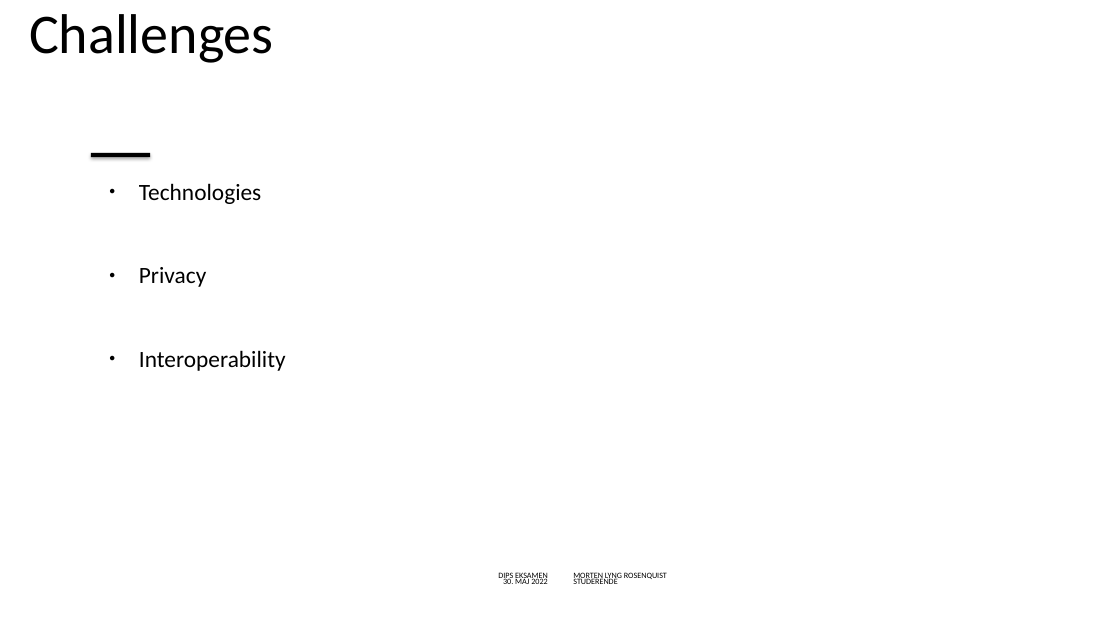
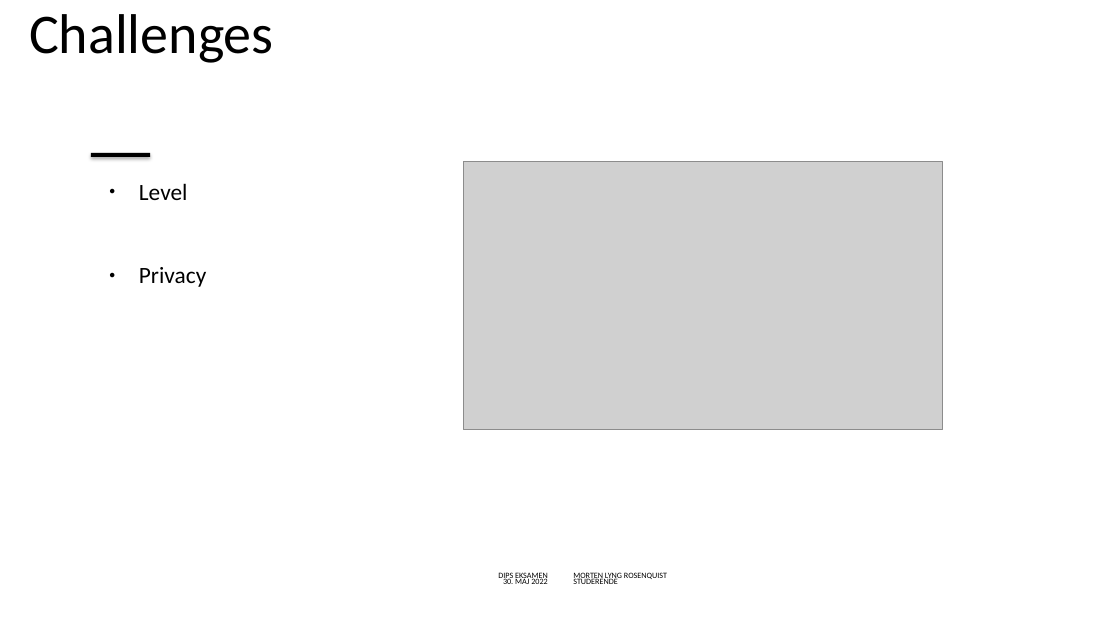
Before and after one commit to mlRosenquist/au-mlr-distributed-and-pervasive-systems, a slide deck: slide 20 of Præsentation.pptx. Drawn at 1120x630 pixels with LibreOffice and Linux fonts; fonts in the diff are those of the drawing; grey boxes stand for pictures; background and template pictures are left out. Boxes give left, top, right and bottom in pixels: in the first picture for what was removed or moved away, otherwise in the second. Text is boxed around its words. In the diff, an @@ line names an element or a change of style, - is before the commit and + after.

```diff
--- a/Præsentation.pptx
+++ b/Præsentation.pptx
@@ picture added at (463,161,943,430) @@
@@ text at (139,183,188,200): text changed @@
-● Technologies
+● Level
@@ text at (139,350,286,371): paragraph removed @@
-● Interoperability
```
Also in this commit, not shown: 12 other slides changed.
